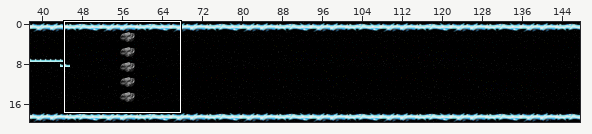
Tiled map, stored at Bubble/Base.tmx. Above: a wide view before the commit, with the close-up outlined.
Close-up. Old version:
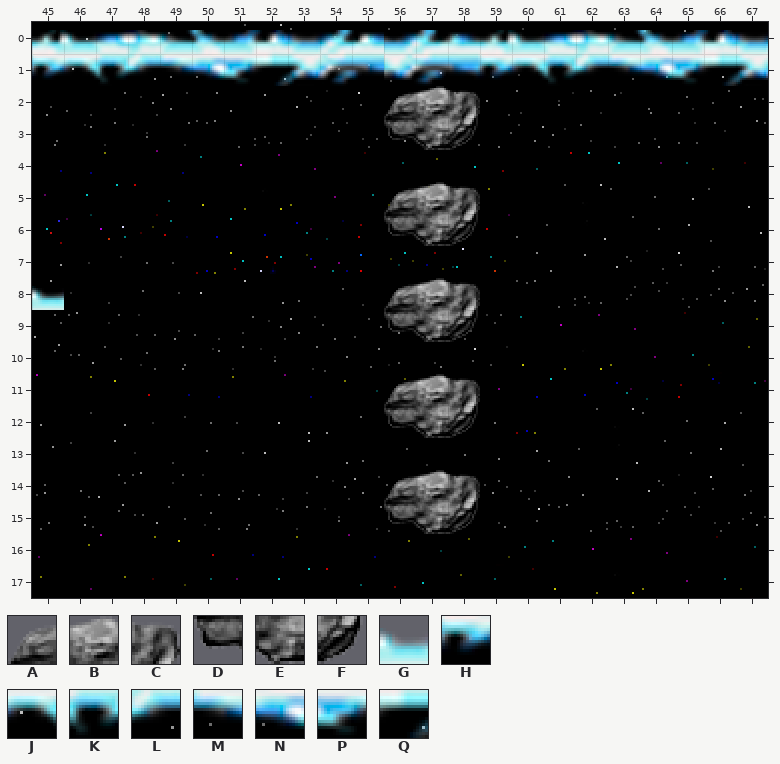
Cells are 16x16 px. Shown: x 45..67, y 0..17. The commit also changed other parts of the map, which this record leaves out.
Key: from "reversePolarity Full": A 360, B 361, C 362, D 420, E 421, F 422, G 906, H 965, J 966, K 967, L 968, M 969, N 970, P 971, Q 972.
_ is an empty cell.
Layers that did not change in this view are not listed.
Layer "walls" before, first column x 45:
 1 HJKLMNPQ
 2 ________
 3 ________
 4 ________
 5 ________
 6 ________
 7 ________
 8 G_______
 9 ________
10 ________
11 ________
Layer "hazards" before, first column x 51:
 0 _______________
 1 _______________
 2 _____ABC_______
 3 _____DEF_______
 4 _______________
 5 _____ABC_______
 6 _____DEF_______
 7 _______________
 8 _____ABC_______
 9 _____DEF_______
10 _______________
11 _____ABC_______
12 _____DEF_______
13 _______________
14 _____ABC_______
15 _____DEF_______
16 _______________
17 _______________
New version:
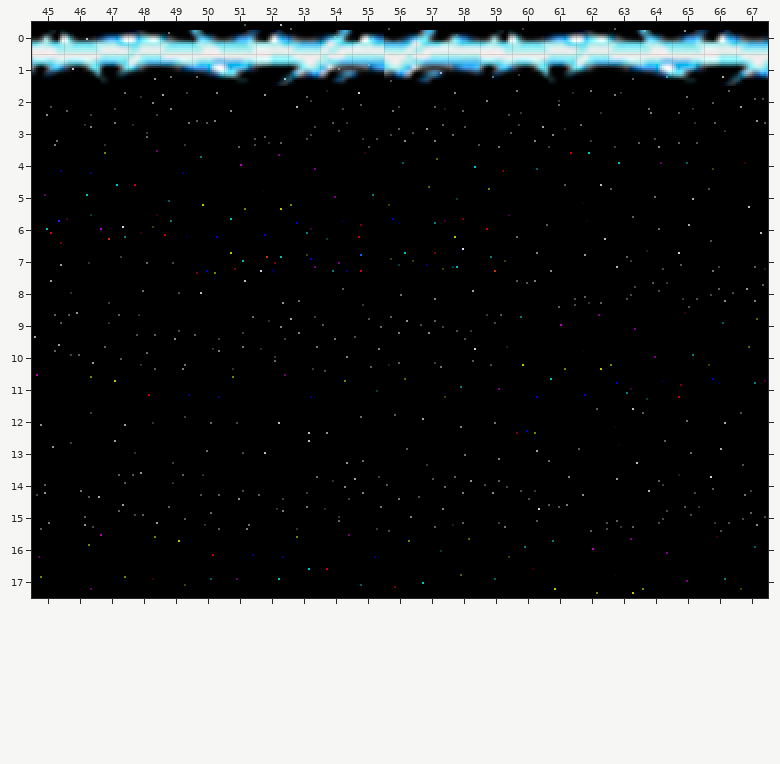
See-through tiles are keyed as they look on the map.
What changed:
Changed rows in their new state; . is an unchanged cell.
Layer "walls":
first column x 45:
 8 _
Layer "hazards":
first column x 56:
 2 ___
 3 ___
 5 ___
 6 ___
 8 ___
 9 ___
11 ___
12 ___
14 ___
15 ___
Pixel boxes of the changes (left, top, right, bottom) in both close-ups:
removed: (384, 86, 480, 150)
removed: (384, 182, 480, 246)
removed: (32, 286, 64, 310)
removed: (384, 278, 480, 342)
removed: (384, 374, 480, 438)
removed: (384, 470, 480, 534)
